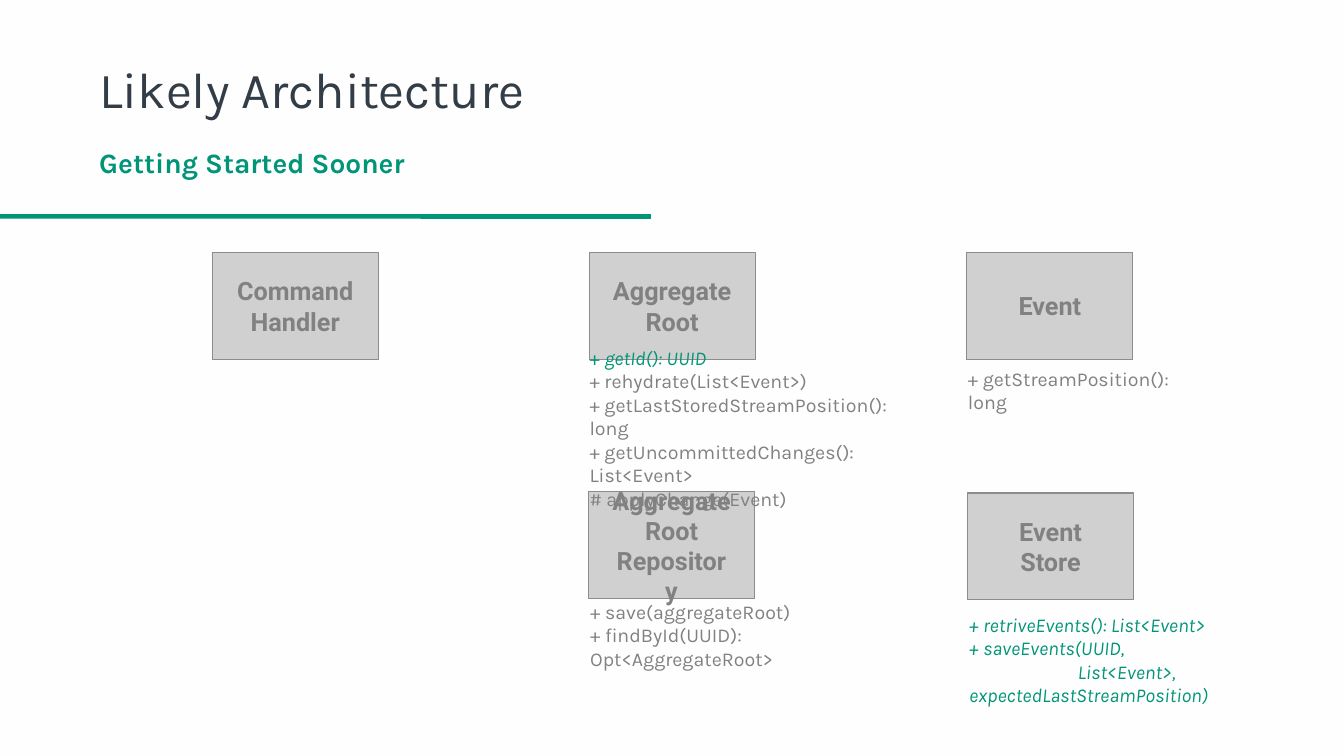
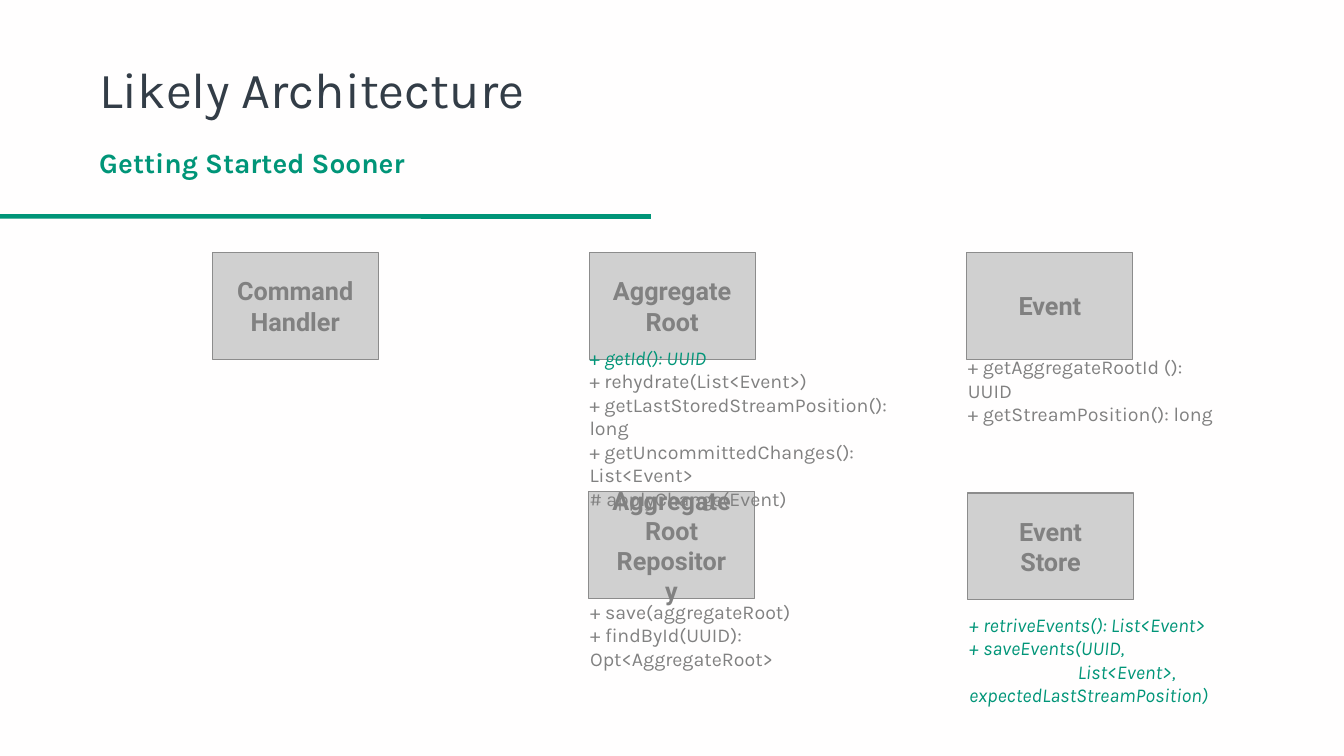
Before and after one commit to danielwagstaff/training, a slide deck: slide 27 of event-sourcing/Event Sourcing in a Microservices Environment.pptx. Drawn at 1344x756 pixels with LibreOffice and Linux fonts; fonts in the diff are those of the drawing; grey boxes stand for pictures; background and template pictures are left out. Boxes give left, top, right and bottom in pixels: in the first picture for what was removed or moved away, otherwise in the second. Text is boxed around its words. In the diff, an @@ line names an element or a change of style, - is before the commit and + after.

Commit message:
adding agg root id to event and some tidy up

```diff
--- a/event-sourcing/Event Sourcing in a Microservices Environment.pptx
+++ b/event-sourcing/Event Sourcing in a Microservices Environment.pptx
@@ text at bbox=[968, 356, 1159, 398]: paragraph added @@
++ getAggregateRootId (): UUID
```
Also in this commit, not shown: 33 other files.
